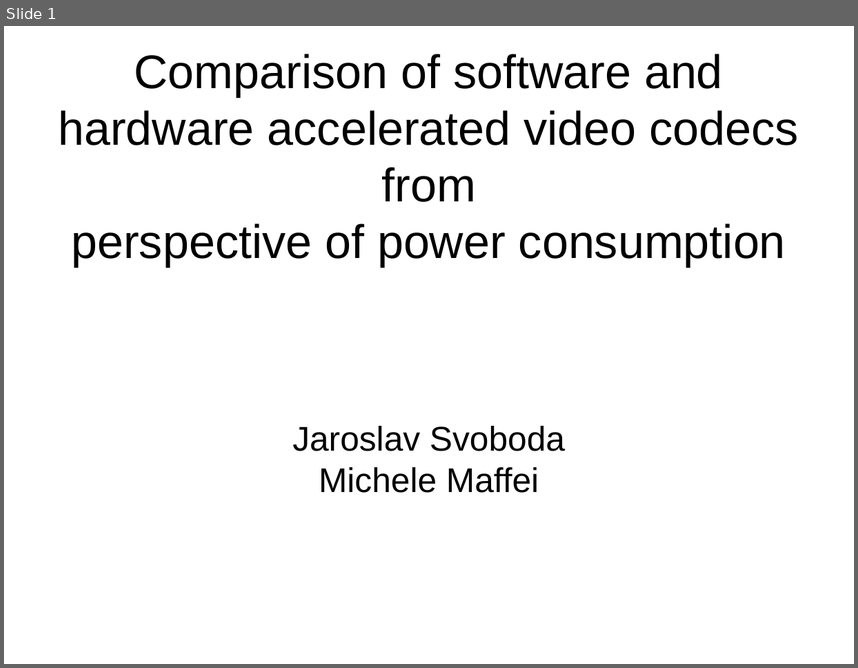
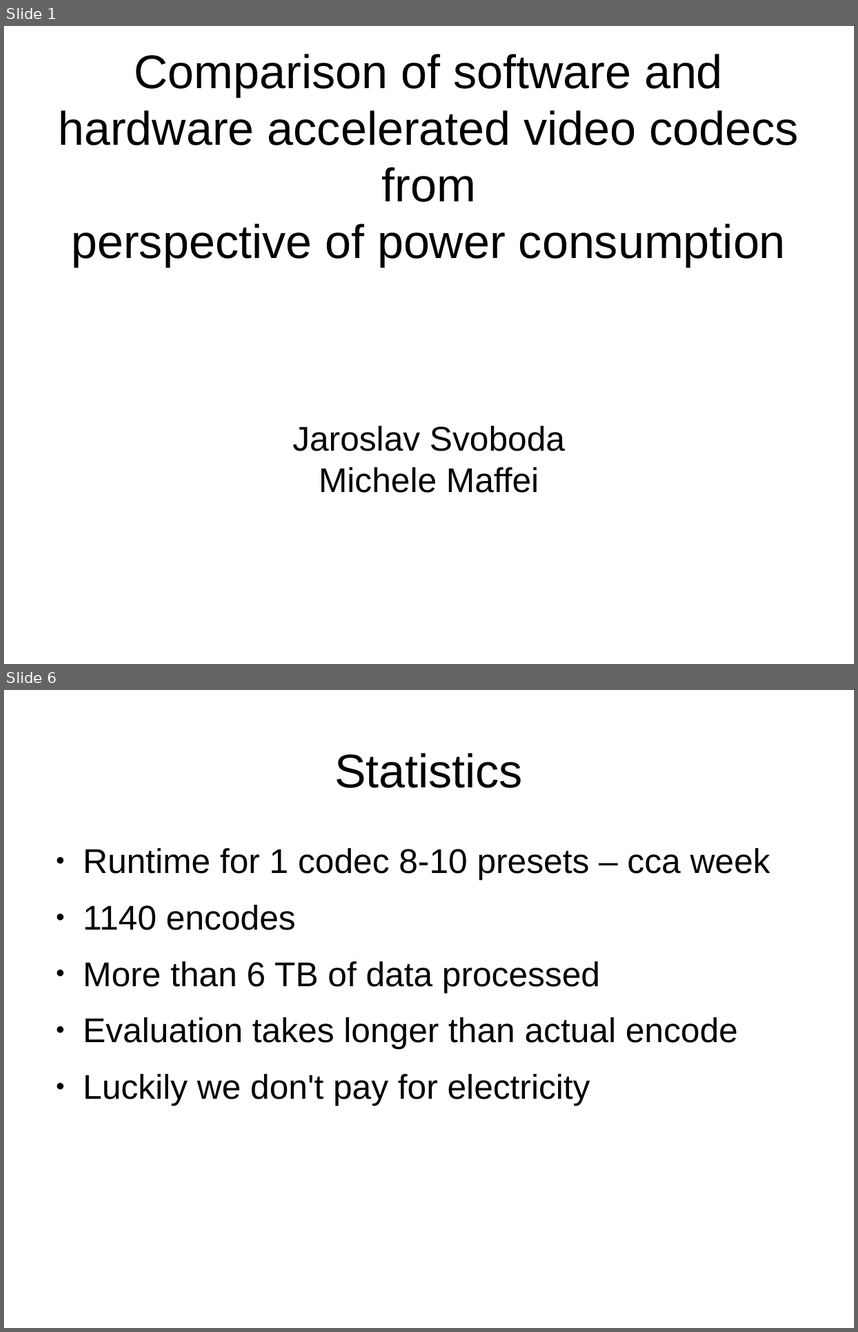
Before and after one commit to multiflexi/II2202, a slide deck: Presentation/presentation.odp. Shown one above the other, each under a label of ours: slide 1 before the commit, slides 1 and 6 after it; the slides between them are not shown. The pictures are 858x668 and 858x1332 pixels, drawn with LibreOffice and Linux fonts; fonts in the diff are those of the drawing. Boxes give left, top, right and bottom in pixels: in the first picture for what was removed or moved away, otherwise in the second. Text is boxed around its words. In the diff, an @@ line names an element or a change of style, - is before the commit and + after.

```diff
--- a/Presentation/presentation.odp
+++ b/Presentation/presentation.odp
@@ slide 6 added at [4,690,854,1328], background #FFFFFF @@
@@ title added at [335,753,523,788], 44 pt, text #000000 @@
+Statistics
@@ text added at [83,848,771,1105], 32 pt, text #000000 @@
+● Runtime for 1 codec 8-10 presets – cca week
+● 1140 encodes
+● More than 6 TB of data processed
+● Evaluation takes longer than actual encode
+● Luckily we don't pay for electricity
```
Also in this commit, not shown: 4 slides changed, 5 other slides added, 1 other file.
